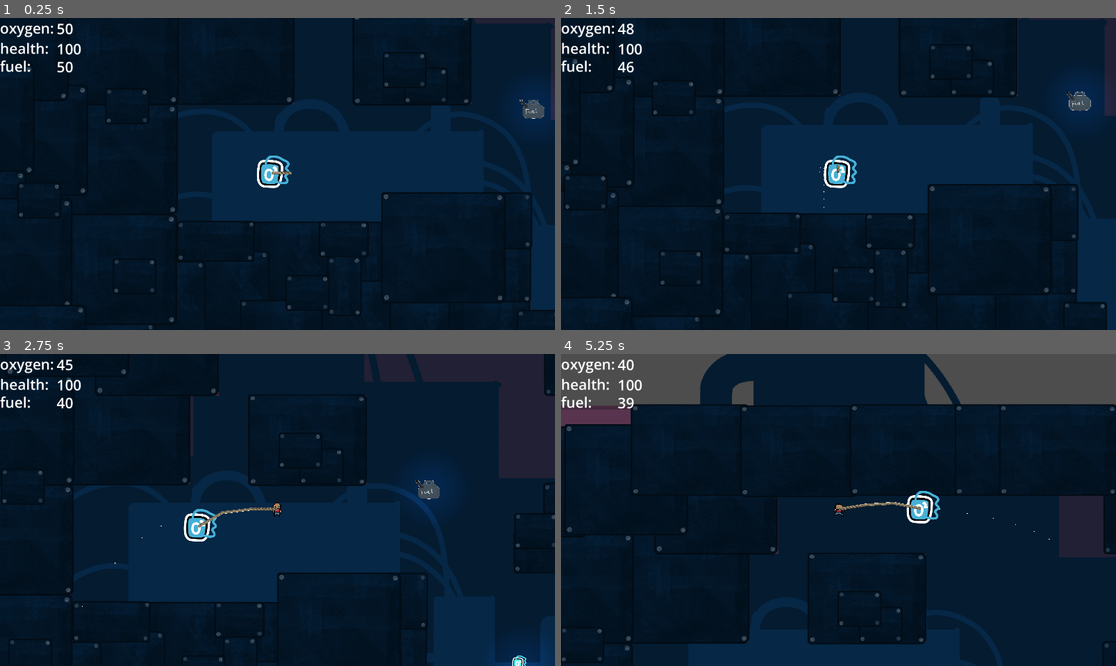
Above: before the commit, frames 1-4 (two rows, left to right).
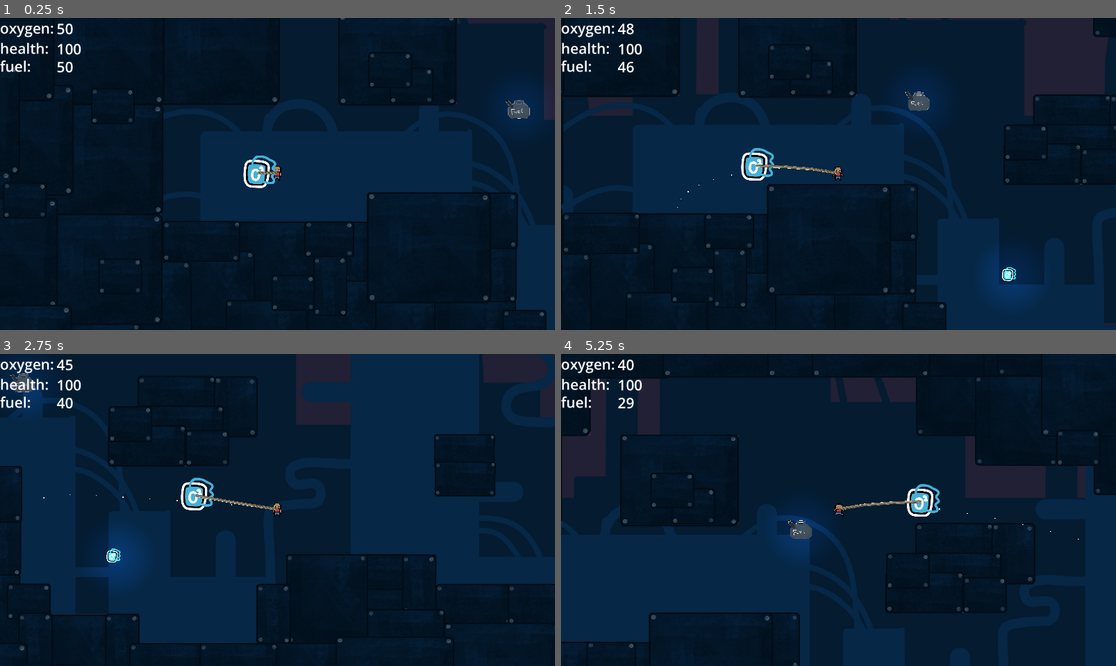
Above: after the commit, the same moments.

Repository: m6parker/tethered
Game: Godot game, scene res://src/levels/world_one.tscn
Same seed, same stepped clock (60 frames per second), same inputs: the game is played once before the commit and once after it.
Inputs:
- Up to frame 1 (0.25 s): no input
- Up to frame 2 (1.5 s): hold Right (right) 0.53-1.28 s; hold Down (down) from 1.28 s (still down)
- Up to frame 3 (2.75 s): release Down (down) at 2.03 s; hold Right (right) from 2.03 s (still down)
- Up to frame 4 (5.25 s): release Right (right) at 2.78 s; hold Up (up) 2.78-3.53 s; hold Left (left) 3.53-5.03 s; hold Down (down) from 5.03 s (still down)

The runs differ from the first frame. In frame 1, 4.2% of the frame differs, in the area x 0-100%, y 0-100%; in frame 2, 26%; in frame 3, 27%; in frame 4, 34%.

Commit message:
fixed cargo spawn bug

Diff:
--- a/src/entities/player.tscn
+++ b/src/entities/player.tscn
@@ -120,3 +120,4 @@
 texture_mode = 1
 
 [node name="pulled_object" parent="." unique_id=1248254879 instance=ExtResource("6_ms0oa")]
+position = Vector2(-41, 0)
